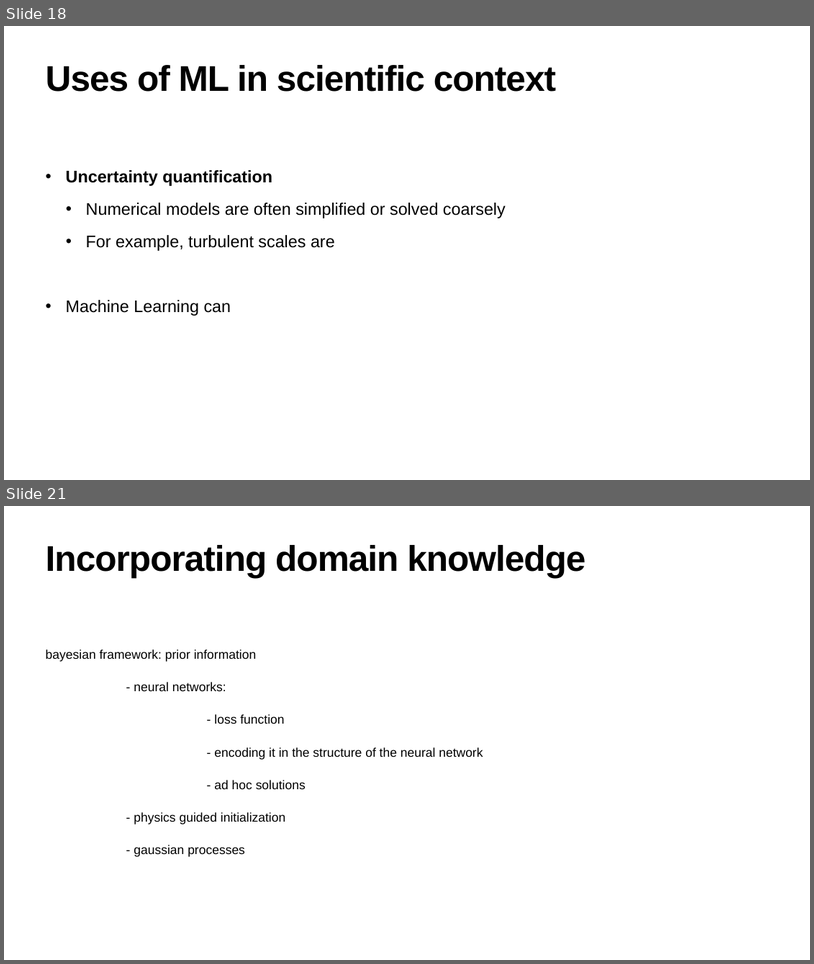
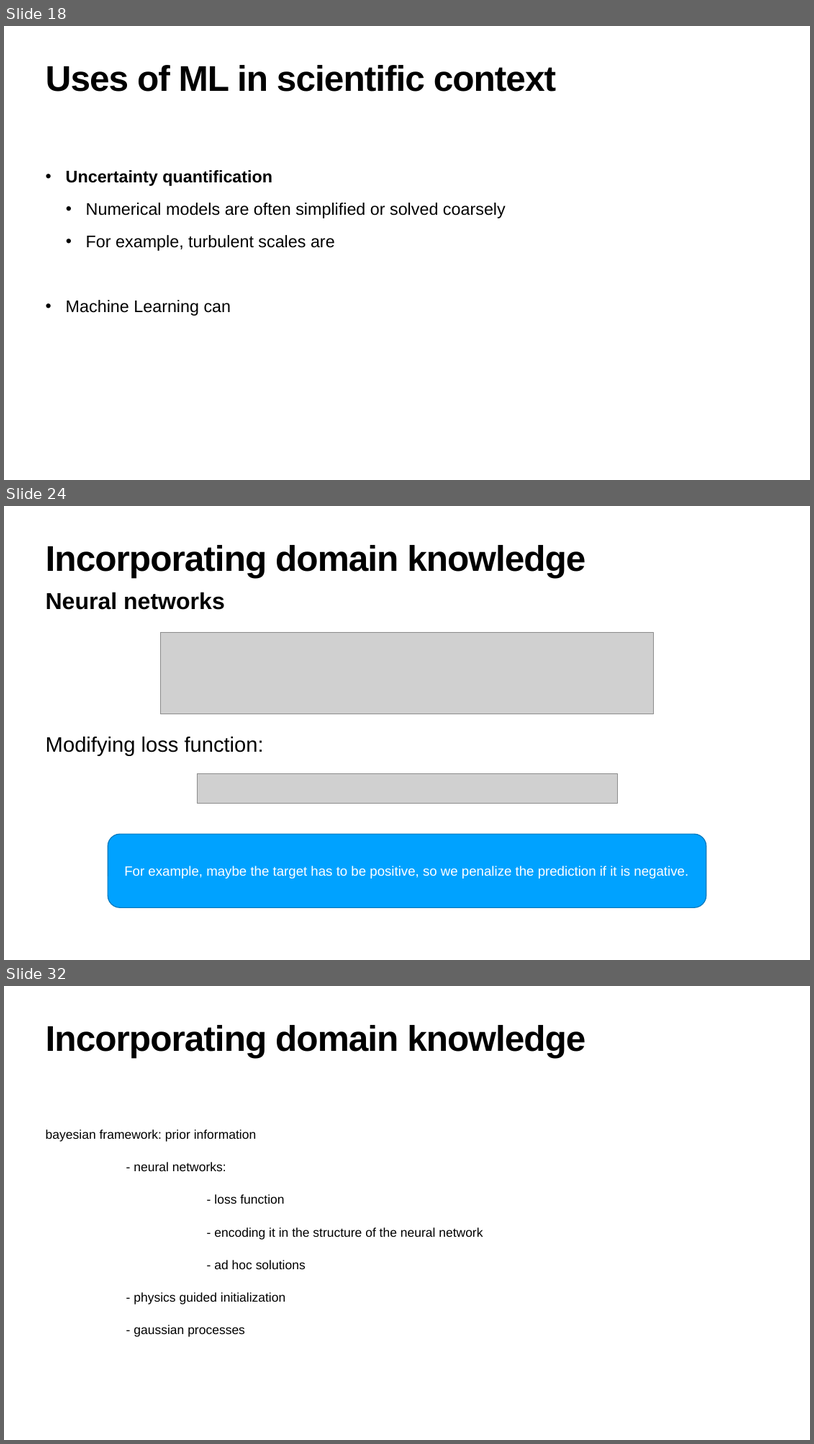
Before and after one commit to hanveiga/amld-2021-repML, a slide deck: slides/workshop skeleton.pptx. Shown one above the other, each under a label of ours: slides 18 and 21 before the commit, slides 18, 24 and 32 after it; the slides between them are not shown. The pictures are 814x964 and 814x1444 pixels, drawn with LibreOffice and Linux fonts; fonts in the diff are those of the drawing; grey boxes stand for pictures. Boxes give left, top, right and bottom in pixels: in the first picture for what was removed or moved away, otherwise in the second. Text is boxed around its words. In the diff, an @@ line names an element or a change of style, - is before the commit and + after.

```diff
--- a/slides/workshop skeleton.pptx
+++ b/slides/workshop skeleton.pptx
@@ slide 24 added at <box>4,506,810,960</box>, background #FFFFFF @@
@@ title added at <box>46,545,586,577</box>, 85 pt, text #000000, bold @@
+Incorporating domain knowledge
@@ text added at <box>46,592,225,610</box>, 55 pt, text #000000, bold @@
+Neural networks
@@ picture added at <box>161,632,654,714</box> @@
@@ text added at <box>46,736,264,756</box>, 50 pt, text #000000 @@
+Modifying loss function:
@@ picture added at <box>197,773,617,803</box> @@
@@ rounded rectangle added at <box>108,834,707,907</box>, fill #00A2FF, outline #0078BD 2 pt, 32 pt, text #FFFFFF @@
+For example, maybe the target has to be positive, so we penalize the prediction if it is negative.
@@ what was slide 21 is now slide 32 @@
```
Also in this commit, not shown: 2 slides changed, 10 other slides added.
